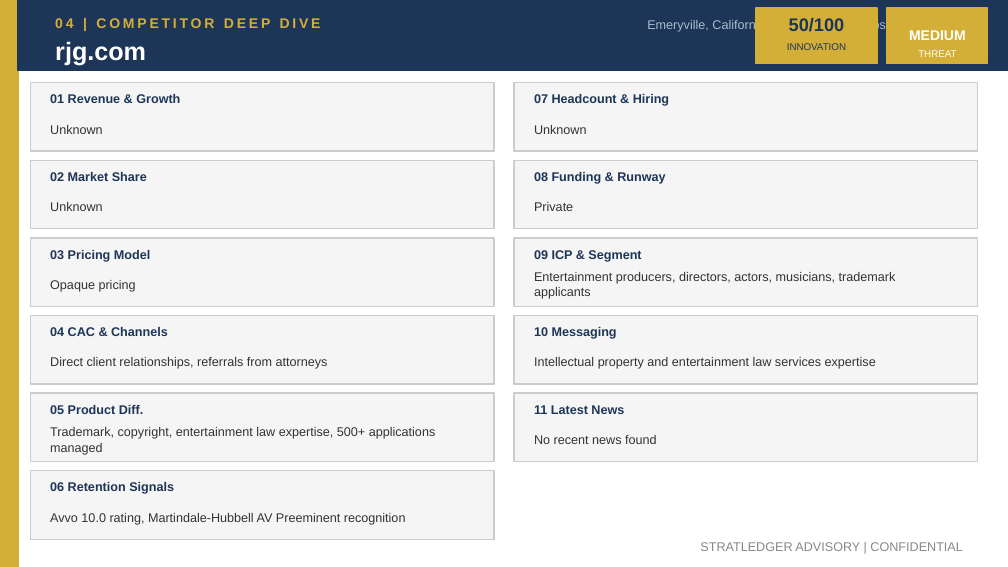
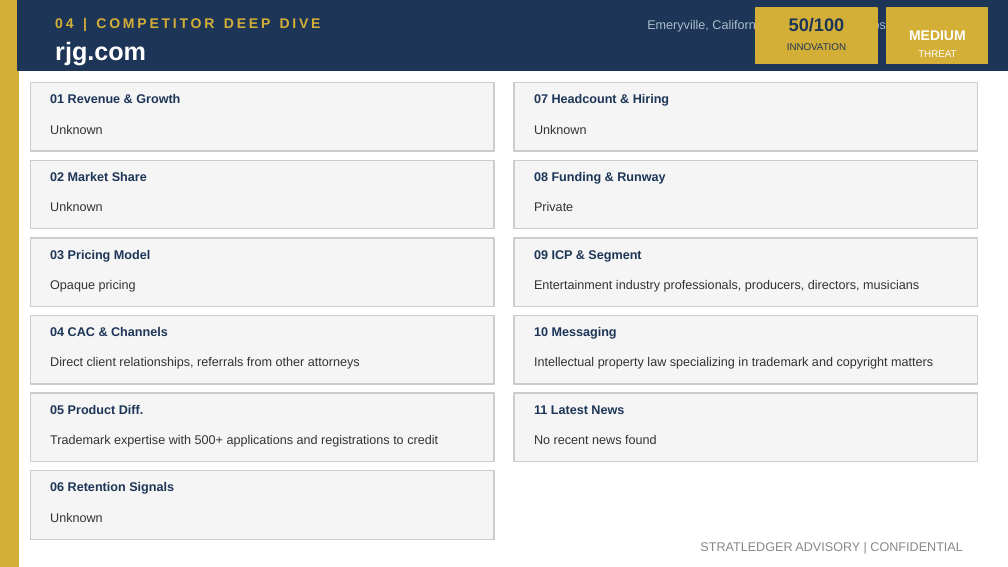
Before and after one commit to apexmakeshop-dot/droplet-commands, a slide deck: slide 6 of mesh_bioplastics_CI_Report.pptx. Drawn at 1008x567 pixels with LibreOffice and Linux fonts; fonts in the diff are those of the drawing. Boxes give left, top, right and bottom in pixels: in the first picture for what was removed or moved away, otherwise in the second. Text is boxed around its words. In the diff, an @@ line names an element or a change of style, - is before the commit and + after.

```diff
--- a/mesh_bioplastics_CI_Report.pptx
+++ b/mesh_bioplastics_CI_Report.pptx
@@ text at (x1=534, y1=280, x2=919, y2=292): text changed @@
-Entertainment producers, directors, actors, musicians, trademark applicants
+Entertainment industry professionals, producers, directors, musicians
@@ text at (x1=50, y1=357, x2=360, y2=369): text changed @@
-Direct client relationships, referrals from attorneys
+Direct client relationships, referrals from other attorneys
@@ text at (x1=534, y1=357, x2=933, y2=369): text changed @@
-Intellectual property and entertainment law services expertise
+Intellectual property law specializing in trademark and copyright matters
@@ text at (x1=50, y1=435, x2=438, y2=447): text changed @@
-Trademark, copyright, entertainment law expertise, 500+ applications managed
+Trademark expertise with 500+ applications and registrations to credit
@@ text at (x1=50, y1=513, x2=103, y2=522): text changed @@
-Avvo 10.0 rating, Martindale-Hubbell AV Preeminent recognition
+Unknown
```
Also in this commit, not shown: 4 other slides changed.
